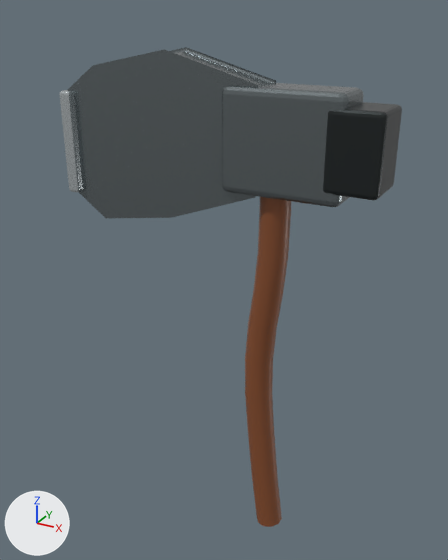
The FBX model Blender/SM_Bram_WoodcutterAxe.fbx as it was, and as the next commit left it.
Both versions are drawn from a camera (50 mm lens) standing at (0.421, -0.941, 1.04) and looking at (-0.119, 0.04, 0.55). The axes (+X, +Y, +Z) are drawn at lower left. The lights are the same throughout. The first picture is the older version.

Names of what the first picture shows: 'SM_Bram_WoodcutterAxe'.
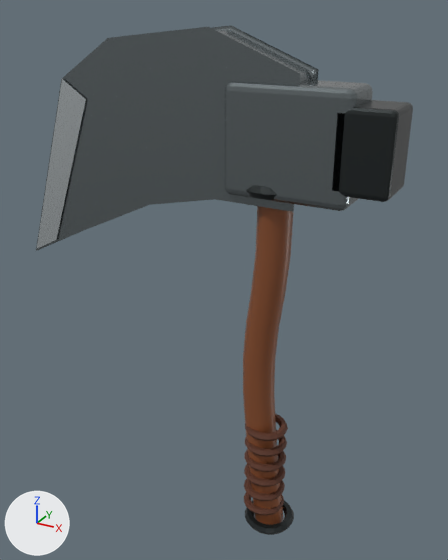
Edits to the bpy script that builds the scene:
```text
Add mat_m_leather:
    mat_m_leather = principled_material('M_Leather')
    mat_m_leather.base_color = (0.095, 0.028, 0.012)  # brown #572f1d
    mat_m_leather.roughness = 0.68
Change me_axe_slimhickoryhaft_curve:
    used by ob_sm_bram_woodcutteraxe; location = (0.0, 0.0, 0.0)
    remove me_axe_slimhickoryhaft_curve.from_pydata(...)  # 562 vertices, 557 faces; spans x -0.417..0.19, y -0.05..0.05, z 0.032..0.977
    add me_axe_slimhickoryhaft_curve.from_pydata(...)  # 1514 vertices, 1507 faces; spans x -0.539..0.206, y -0.058..0.058, z 0.031..1.013
    me_axe_slimhickoryhaft_curve part 1: the loose piece of 96 vertices spanning x -0.08..0.13, y -0.046..0.046, z 0.753..0.927 is scaled about its middle by (1.03, 1.09, 1.06), then moved by (0.01, 0.0, 0.002)
    me_axe_slimhickoryhaft_curve part 2: the loose piece of 96 vertices spanning x 0.1..0.19, y -0.048..0.048, z 0.775..0.905 is scaled about its middle by (1.06, 1.03, 1.02), then moved by (0.013, 0.0, 0.002)
    me_axe_slimhickoryhaft_curve part 3: the loose piece of 144 vertices spanning x -0.412..-0.018, y -0.034..0.034, z 0.663..0.977 is rebuilt with 136 vertices and now spans x -0.539..0.053, y -0.038..0.038, z 0.559..1.013
    me_axe_slimhickoryhaft_curve part 4: the loose piece of 130 vertices spanning x -0.046..0.039, y -0.027..0.027, z 0.032..0.88 is rebuilt with 130 vertices and now spans x -0.049..0.043, y -0.031..0.031, z 0.031..0.88
    me_axe_slimhickoryhaft_curve part 5: the loose piece of 96 vertices spanning x -0.417..-0.393, y -0.05..0.05, z 0.71..0.9 is deleted
    me_axe_slimhickoryhaft_curve part 6: 840 vertices added at x -0.043..0.067, y -0.053..0.053, z 0.036..0.277
    me_axe_slimhickoryhaft_curve part 7: 120 vertices added at x -0.058..0.058, y -0.058..0.058, z 0.755..0.775
    me_axe_slimhickoryhaft_curve part 8: 96 vertices added at x -0.532..-0.36, y -0.041..0.041, z 0.567..0.921
    add me_axe_slimhickoryhaft_curve.materials.append(mat_m_leather)  # brown #572f1d
```

Boxes [x1, y1, x2, y2] around the edits, measured in the pictures (448 x 560 px; the box of a moved part takes in the faces that stretch with it):
'SM_Bram_WoodcutterAxe', reshaped (10% wider, 6% taller)
    before: [60, 47, 402, 527]
    after: [36, 25, 413, 535]
part 1 of me_axe_slimhickoryhaft_curve, moved or reshaped
    before: [222, 83, 363, 207]
    after: [225, 80, 373, 211]
part 2 of me_axe_slimhickoryhaft_curve, moved or reshaped
    before: [323, 102, 402, 200]
    after: [332, 100, 413, 202]
part 3 of me_axe_slimhickoryhaft_curve, rebuilt (36% wider, 32% taller)
    before: [68, 47, 276, 218]
    after: [36, 25, 319, 251]
part 4 of me_axe_slimhickoryhaft_curve, rebuilt (9% wider)
    before: [245, 197, 291, 527]
    after: [243, 206, 293, 525]
part 5 of me_axe_slimhickoryhaft_curve, deleted
    before: [60, 90, 83, 192]
part 6 of me_axe_slimhickoryhaft_curve, added
    after: [244, 414, 294, 535]
part 7 of me_axe_slimhickoryhaft_curve, added
    after: [246, 185, 277, 200]
part 8 of me_axe_slimhickoryhaft_curve, added
    after: [37, 79, 86, 248]
